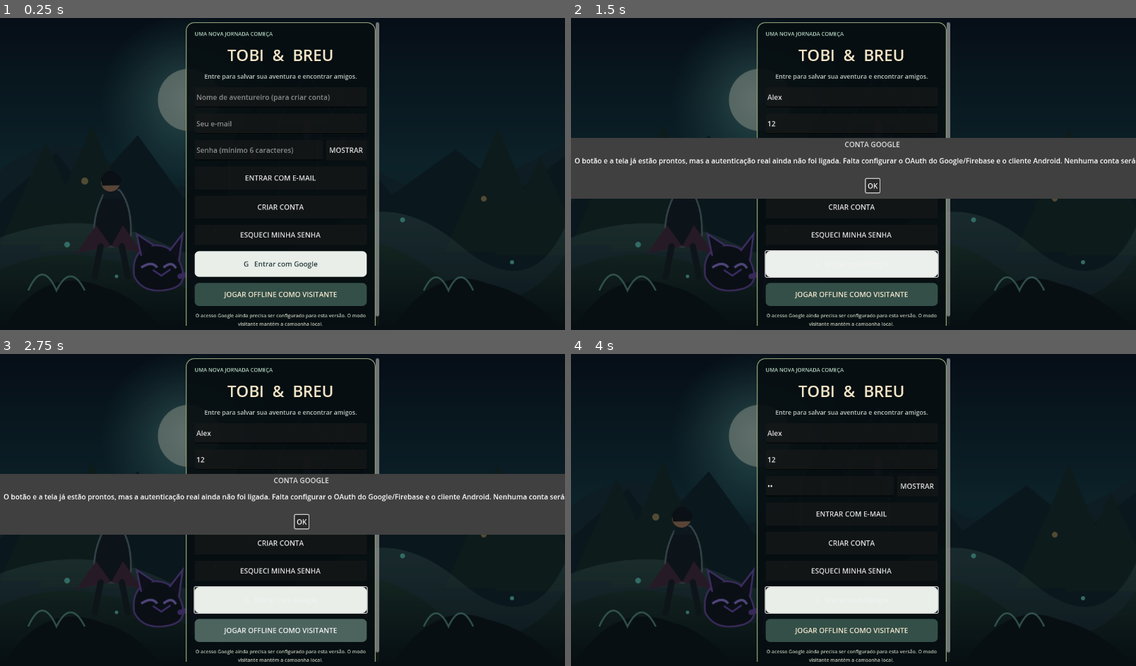
Above: before the commit, frames 1-4 (two rows, left to right).
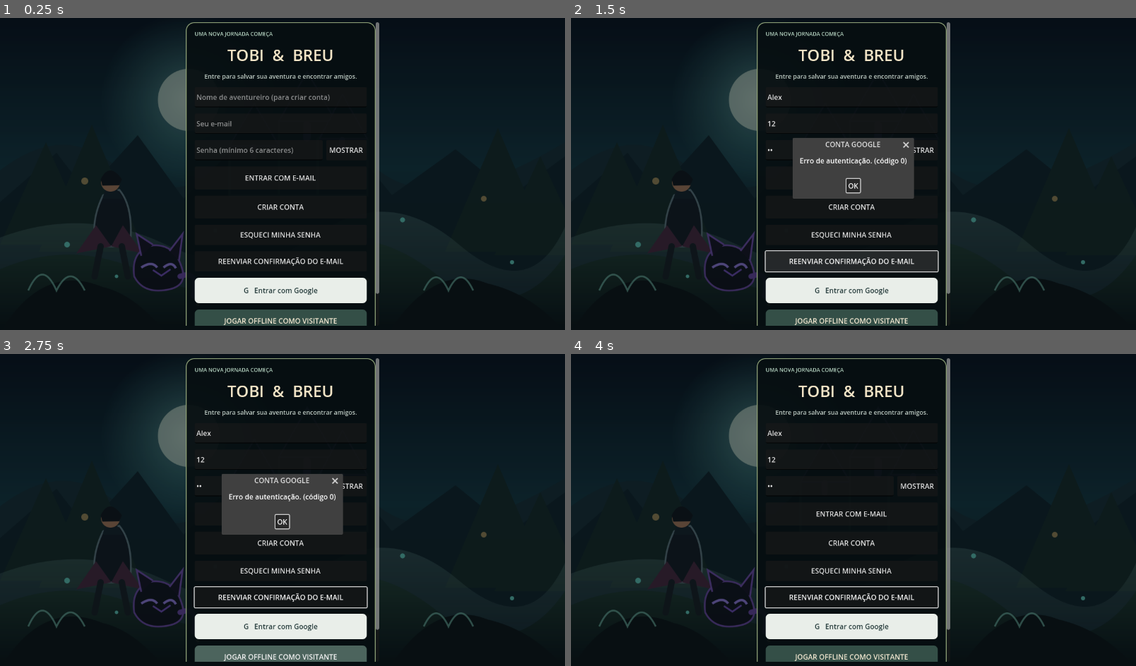
Above: after the commit, the same moments.

Repository: REALMLIFE-design/dark-fantasia-tobi-e-breu-
Game: Godot game, scene res://scenes/login.tscn
Same seed, same stepped clock (60 frames per second), same inputs: the game is played once before the commit and once after it.
Inputs (mouse positions are in pixels of both pictures, inside the frame that each line leads up to):
- Up to frame 1 (0.25 s): no input
- Up to frame 2 (1.5 s): click (853, 96) at 0.52 s; type "Alex" at 0.6 s; click (853, 124) at 0.75 s; type "12" at 0.83 s; click (830, 149) at 0.98 s; type "12" at 1.07 s; click (853, 261) at 1.25 s, where only the run after the commit has a clickable "REENVIAR CONFIRMAÇÃO DO E-MAIL"
- Up to frame 3 (2.75 s): click "JOGAR OFFLINE COMO VISITANTE" at 2 s
- Up to frame 4 (4 s): click "JOGAR OFFLINE COMO VISITANTE" at 2.75 s; click "OK" at 3.5 s

The runs differ from the first frame. In frame 1, 6.8% of the frame differs, in the area x 34-68%, y 74-99%; in frame 2, 23%, in the area x 0-100%, y 38-99%; in frame 3, 23%; in frame 4, 6.9%.

Commit message:
Add resend confirmation control to login screen

Diff:
--- a/scripts/login_screen.gd
+++ b/scripts/login_screen.gd
@@ -98,6 +98,11 @@
 	recovery_button.custom_minimum_size = Vector2(0, 46)
 	recovery_button.pressed.connect(_on_password_recovery)
 	stack.add_child(recovery_button)
+	var resend_button := Button.new()
+	resend_button.text = "REENVIAR CONFIRMAÇÃO DO E-MAIL"
+	resend_button.custom_minimum_size = Vector2(0, 46)
+	resend_button.pressed.connect(_on_resend_confirmation)
+	stack.add_child(resend_button)
 	var google := Button.new()
 	google.text = "G   Entrar com Google"
 	google.custom_minimum_size = Vector2(0, 58)
@@ -144,6 +149,13 @@
 	var result: Dictionary = await SupabaseClient.request_password_recovery(email_input.text)
 	_show_notice(str(result.get("message", "Não foi possível solicitar a recuperação agora.")))
 
+func _on_resend_confirmation() -> void:
+	if email_input.text.strip_edges().is_empty():
+		_show_notice("Digite o e-mail usado no cadastro.")
+		return
+	var result: Dictionary = await SupabaseClient.resend_signup_confirmation(email_input.text)
+	_show_notice(str(result.get("message", "Não foi possível reenviar a confirmação agora.")))
+
 func _show_auth_result(result: Dictionary) -> void:
 	_show_notice(str(result.get("message", "Não foi possível concluir a autenticação.")))
 	if result.get("ok", false) and result.get("session", false):
